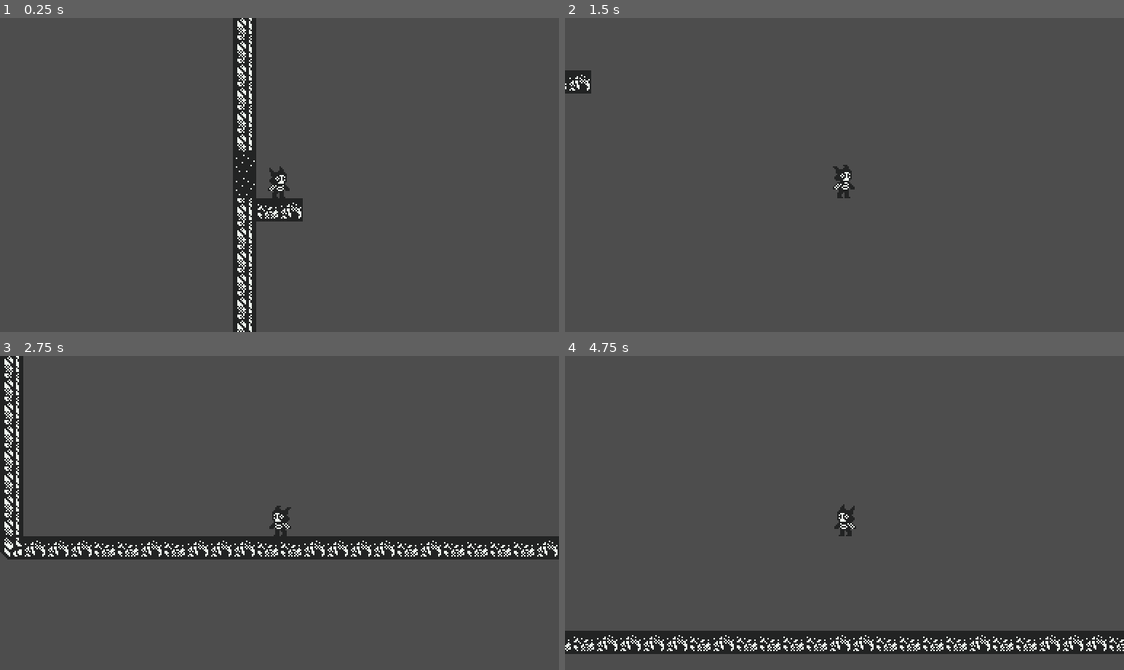
Above: before the commit, frames 1-4 (two rows, left to right).
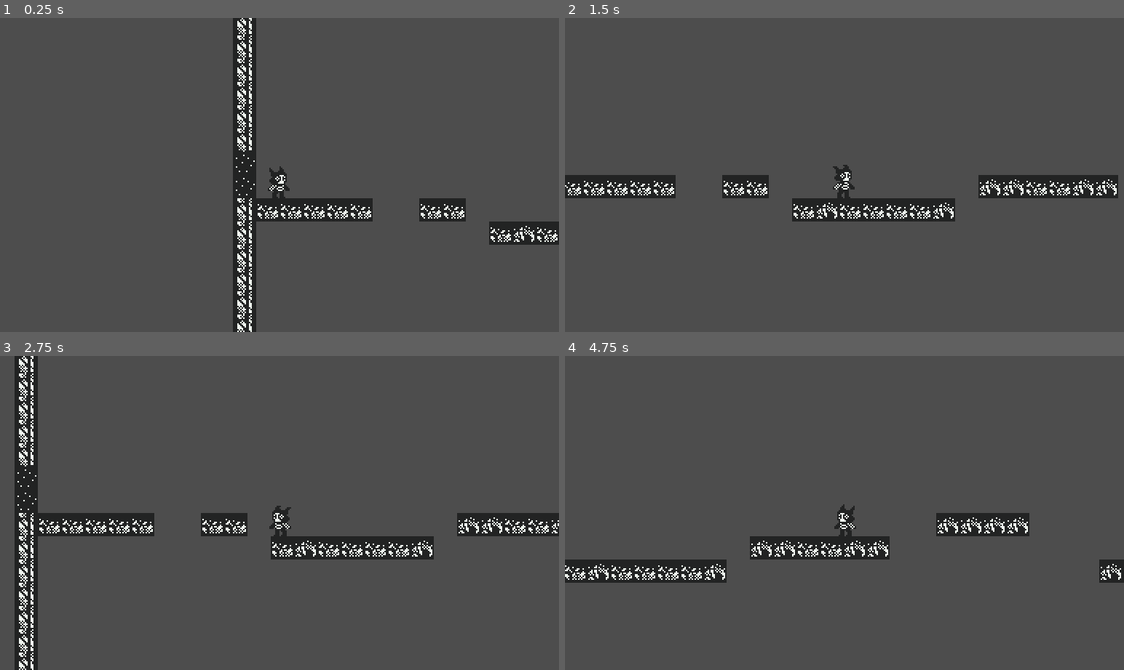
Above: after the commit, the same moments.

Repository: SpeedOfSmell/cryptid-caper
Game: Godot game, scene res://assets/game/game_manager.tscn
The game is run twice, just before and just after one commit, with the same random seed, the same clock (stepped at 60 frames per second) and the same inputs.
Inputs:
- Up to frame 1 (0.25 s): no input
- Up to frame 2 (1.5 s): tap Enter at 0.5 s; hold D (walk_right) from 0.53 s (still down); tap Space (jump) at 0.6, 0.77, 1.07 s; tap S (duck) at 1.35 s
- Up to frame 3 (2.75 s): tap Space (jump) at 1.52, 1.55, 1.82, 2.1 s; release D (walk_right) at 2.03 s; hold A (walk_left) from 2.03 s (still down)
- Up to frame 4 (4.75 s): release A (walk_left) at 2.78 s; hold D (walk_right) 2.78-4.28 s; tap S (duck) at 2.85, 4.35 s; tap Space (jump) at 3.02, 3.05, 3.32, 3.6, 3.77, 4.07, 4.52, 4.55 s; hold A (walk_left) from 4.28 s (still down)

The runs differ from the first frame. In frame 1, 2.5% of the frame differs, in the area x 50-100%, y 57-73%; in frame 2, 6.4%; in frame 3, 14%, in the area x 0-100%, y 0-100%; in frame 4, 13%.

Commit message:
really basic random platform generation

Diff:
--- a/assets/game/room_manager/room_generator.gd
+++ b/assets/game/room_manager/room_generator.gd
@@ -1,5 +1,11 @@
 class_name RoomGenerator
 extends RefCounted
+
+class Platform:
+	var x: int
+	var y: int
+	var width: int
+
 
 const ROOM_SCENE = preload("res://assets/game/room_manager/room.tscn")
 
@@ -15,87 +21,134 @@
 
 const TILEMAP_SOURCE_ID = 0
 
-func generate_room() -> Room:
-	var room: Room = ROOM_SCENE.instantiate()
+var _rng: RandomNumberGenerator
 
-	room.room_width = 64
-	room.room_height = 32
+var _room: Room
+var _max_jump_height: int
+var _max_jump_distance: int
+var _difficulty: float
 
-	room.tilemap = room.get_node("TileMapLayer")
-	room.tile_size = room.tilemap.tile_set.tile_size
+func _init():
+	_rng = RandomNumberGenerator.new()
+	_rng.seed = hash(Time.get_datetime_string_from_system())
 
-	_generate_walls(room)
-	_generate_doors(room)
+func generate_room(max_jump_height:int, max_jump_distance: int, difficulty: float) -> Room:
+	_room = ROOM_SCENE.instantiate()
 
-	return room
+	_room.room_width = 64
+	_room.room_height = 32
+	_max_jump_height = max_jump_height
+	_max_jump_distance = max_jump_distance
+	_difficulty = difficulty
+
+	_room.tilemap = _room.get_node("TileMapLayer")
+	_room.tile_size = _room.tilemap.tile_set.tile_size
+
+	_generate_walls()
+	_generate_doors()
+	var platforms := _generate_platforms()
+	_paint_platforms(platforms)
+
+	return _room
 
 
-func _generate_walls(room: Room) -> void:
+func _generate_walls() -> void:
 	# Create ceiling/floor
-	for x in range(1, room.room_width - 1):
-		room.tilemap.set_cell(Vector2i(x, 0), TILEMAP_SOURCE_ID, CEILING_TILES.pick_random())
-		room.tilemap.set_cell(Vector2i(x, room.room_height - 1), TILEMAP_SOURCE_ID, FLOOR_TILES.pick_random())
+	for x in range(1, _room.room_width - 1):
+		_room.tilemap.set_cell(Vector2i(x, 0), TILEMAP_SOURCE_ID, CEILING_TILES.pick_random())
+		_room.tilemap.set_cell(Vector2i(x, _room.room_height - 1), TILEMAP_SOURCE_ID, FLOOR_TILES.pick_random())
 
 	# Create side walls
-	for y in range(1, room.room_height - 1):
-		room.tilemap.set_cell(Vector2i(0, y), TILEMAP_SOURCE_ID, LEFTWALL_TILES.pick_random())
-		room.tilemap.set_cell(Vector2i(room.room_width - 1, y), TILEMAP_SOURCE_ID, RIGHTWALL_TILES.pick_random())
+	for y in range(1, _room.room_height - 1):
+		_room.tilemap.set_cell(Vector2i(0, y), TILEMAP_SOURCE_ID, LEFTWALL_TILES.pick_random())
+		_room.tilemap.set_cell(Vector2i(_room.room_width - 1, y), TILEMAP_SOURCE_ID, RIGHTWALL_TILES.pick_random())
 
 	# Create corners
-	room.tilemap.set_cell(Vector2i(0, 0), TILEMAP_SOURCE_ID, LEFTCEILING_TILE)
-	room.tilemap.set_cell(Vector2i(room.room_width - 1, 0), TILEMAP_SOURCE_ID, RIGHTCEILING_TILE)
-	room.tilemap.set_cell(Vector2i(0, room.room_height - 1), TILEMAP_SOURCE_ID, LEFTFLOOR_TILE)
-	room.tilemap.set_cell(Vector2i(room.room_width - 1, room.room_height - 1), TILEMAP_SOURCE_ID, RIGHTFLOOR_TILE)
+	_room.tilemap.set_cell(Vector2i(0, 0), TILEMAP_SOURCE_ID, LEFTCEILING_TILE)
+	_room.tilemap.set_cell(Vector2i(_room.room_width - 1, 0), TILEMAP_SOURCE_ID, RIGHTCEILING_TILE)
+	_room.tilemap.set_cell(Vector2i(0, _room.room_height - 1), TILEMAP_SOURCE_ID, LEFTFLOOR_TILE)
+	_room.tilemap.set_cell(Vector2i(_room.room_width - 1, _room.room_height - 1), TILEMAP_SOURCE_ID, RIGHTFLOOR_TILE)
 
 
-func _generate_doors(room: Room) -> void:
-	# Bottom tile of the entry door will be in the center of the height of the room +/- 10% of the total room height
-	room.entry_door_y = room.room_height / 2 + randi_range(-int(room.room_height * 0.10), int(room.room_height * 0.10))
-	room.tilemap.set_cell(Vector2i(0, room.entry_door_y), TILEMAP_SOURCE_ID, DOOR_TILE)
-	room.tilemap.set_cell(Vector2i(0, room.entry_door_y - 1), TILEMAP_SOURCE_ID, DOOR_TILE)
+func _generate_doors() -> void:
+	# Bottom tile of the entry door will be in the center of the height of the _room +/- 10% of the total _room height
+	_room.entry_door_y = _room.room_height / 2 + randi_range(-int(_room.room_height * 0.10), int(_room.room_height * 0.10))
+	_room.tilemap.set_cell(Vector2i(0, _room.entry_door_y), TILEMAP_SOURCE_ID, DOOR_TILE)
+	_room.tilemap.set_cell(Vector2i(0, _room.entry_door_y - 1), TILEMAP_SOURCE_ID, DOOR_TILE)
 
-	var entry_door_area := _generate_door_collisionbox(room, Vector2i(0, room.entry_door_y))
-	entry_door_area.body_entered.connect(room.door_entered.bind(-1))
-	room.add_child(entry_door_area)
+	var entry_door_area := _generate_door_collisionbox(Vector2i(0, _room.entry_door_y))
+	entry_door_area.body_entered.connect(_room.door_entered.bind(-1))
+	_room.add_child(entry_door_area)
 
 	# Entry platform
-	room.tilemap.set_cell(Vector2i(1, room.entry_door_y + 1), TILEMAP_SOURCE_ID, FLOOR_TILES.pick_random())
-	room.tilemap.set_cell(Vector2i(2, room.entry_door_y + 1), TILEMAP_SOURCE_ID, FLOOR_TILES.pick_random())
+	_room.tilemap.set_cell(Vector2i(1, _room.entry_door_y + 1), TILEMAP_SOURCE_ID, FLOOR_TILES.pick_random())
+	_room.tilemap.set_cell(Vector2i(2, _room.entry_door_y + 1), TILEMAP_SOURCE_ID, FLOOR_TILES.pick_random())
 
 	var exit_doors_num := randi_range(1, 2)
 	for i in range(exit_doors_num):
-		# Divide the full room into equal portions for each door
-		var exit_door_range := room.room_height / exit_doors_num
+		# Divide the full _room into equal portions for each door
+		var exit_door_range := _room.room_height / exit_doors_num
 		# Bottom tile of each exit door will be in the center of its relative allocated y space +/- 10% of the allocated height
 		var exit_door_relative_y := exit_door_range / 2 + randi_range(-int(exit_door_range * 0.10), int(exit_door_range * 0.10))
 		# Move the exit door down the appropriate number of relative heights
 		var exit_door_y: int = exit_door_relative_y + (exit_door_range * i)
 
-		room.exit_door_positions.append(Vector2i(room.room_width - 1, exit_door_y))
+		_room.exit_door_positions.append(Vector2i(_room.room_width - 1, exit_door_y))
 
-		room.tilemap.set_cell(Vector2i(room.room_width - 1, exit_door_y), TILEMAP_SOURCE_ID, DOOR_TILE)
-		room.tilemap.set_cell(Vector2i(room.room_width - 1, exit_door_y - 1), TILEMAP_SOURCE_ID, DOOR_TILE)
+		_room.tilemap.set_cell(Vector2i(_room.room_width - 1, exit_door_y), TILEMAP_SOURCE_ID, DOOR_TILE)
+		_room.tilemap.set_cell(Vector2i(_room.room_width - 1, exit_door_y - 1), TILEMAP_SOURCE_ID, DOOR_TILE)
 
-		var exit_door_area := _generate_door_collisionbox(room, Vector2i(room.room_width - 1, exit_door_y))
-		exit_door_area.body_entered.connect(room.door_entered.bind(i))
-		room.add_child(exit_door_area)
+		var exit_door_area := _generate_door_collisionbox(Vector2i(_room.room_width - 1, exit_door_y))
+		exit_door_area.body_entered.connect(_room.door_entered.bind(i))
+		_room.add_child(exit_door_area)
 
 		# Exit platform
-		room.tilemap.set_cell(Vector2i(room.room_width - 2, exit_door_y + 1), TILEMAP_SOURCE_ID, FLOOR_TILES.pick_random())
-		room.tilemap.set_cell(Vector2i(room.room_width - 3, exit_door_y + 1), TILEMAP_SOURCE_ID, FLOOR_TILES.pick_random())
+		_room.tilemap.set_cell(Vector2i(_room.room_width - 2, exit_door_y + 1), TILEMAP_SOURCE_ID, FLOOR_TILES.pick_random())
+		_room.tilemap.set_cell(Vector2i(_room.room_width - 3, exit_door_y + 1), TILEMAP_SOURCE_ID, FLOOR_TILES.pick_random())
 
-		# Create the corresponding room only when the player first uses this exit
-		room.next_rooms.append(null)
+		# Create the corresponding _room only when the player first uses this exit
+		_room.next_rooms.append(null)
 
 
 # door_pos is the bottom door tile in tile coordinates
-func _generate_door_collisionbox(room: Room, door_pos: Vector2i) -> Area2D:
+func _generate_door_collisionbox(door_pos: Vector2i) -> Area2D:
 	# Create collision area exact shape and position of the door
 	var door_area := Area2D.new()
 	var door_col_shape := CollisionShape2D.new()
 	var rect_shape := RectangleShape2D.new()
-	rect_shape.size = Vector2i(room.tile_size.x, room.tile_size.y * 2)
+	rect_shape.size = Vector2i(_room.tile_size.x, _room.tile_size.y * 2)
 	door_col_shape.shape = rect_shape
 	door_area.add_child(door_col_shape)
-	door_area.position = Vector2i(door_pos.x * room.tile_size.x + (room.tile_size.x / 2), door_pos.y * room.tile_size.y)
+	door_area.position = Vector2i(door_pos.x * _room.tile_size.x + (_room.tile_size.x / 2), door_pos.y * _room.tile_size.y)
 	return door_area
+
+
+func _generate_platforms() -> Array[Platform]:
+	var x = 1
+	var y = _room.entry_door_y + 1
+	var platforms: Array[Platform]
+
+	var platform := Platform.new()
+	platform.x = x
+	platform.y = y
+	platform.width = _rng.randi_range(2, 8)
+	platforms.append(platform)
+
+	var max_dy := int(lerpf(1, _max_jump_height, _difficulty))
+	var max_dx := int(lerpf(2, _max_jump_distance, _difficulty))
+	while platform.x < _room.room_width - 3:
+		var next := Platform.new()
+		next.x = platform.x + platform.width + _rng.randi_range(1, max_dx)
+		next.y = clampi(platform.y + _rng.randi_range(-max_dy, max_dy), 4, _room.room_height - 4)
+		next.width = _rng.randi_range(2, 8)
+
+		platform = next
+		platforms.append(platform)
+
+	return platforms
+
+
+func _paint_platforms(platforms: Array[Platform]):
+	for platform in platforms:
+		for i in range(platform.width):
+			_room.tilemap.set_cell(Vector2i(platform.x + i, platform.y), TILEMAP_SOURCE_ID, FLOOR_TILES.pick_random())
--- a/assets/game/room_manager/room_manager.gd
+++ b/assets/game/room_manager/room_manager.gd
@@ -25,7 +25,7 @@
 # source_room: previous room that leads to this new room
 # door index: index of door in previous room that connects the rooms
 func _generate_new_room(source_room: Room, door_index: int) -> Room:
-	var room = _room_generator.generate_room()
+	var room = _room_generator.generate_room(2, 3, 1)
 	room.previous_room = source_room
 	room.previous_exit_door_index = door_index
 
